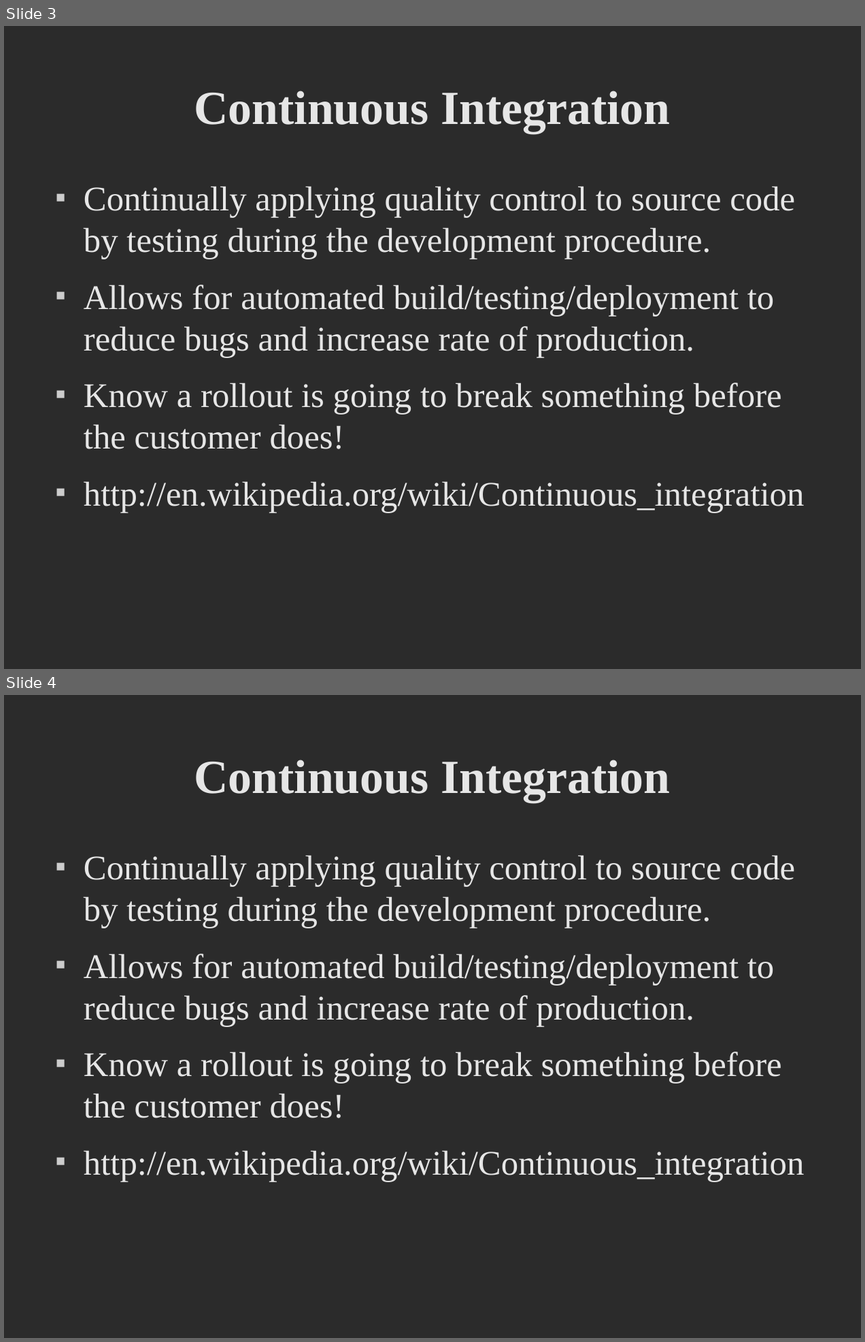
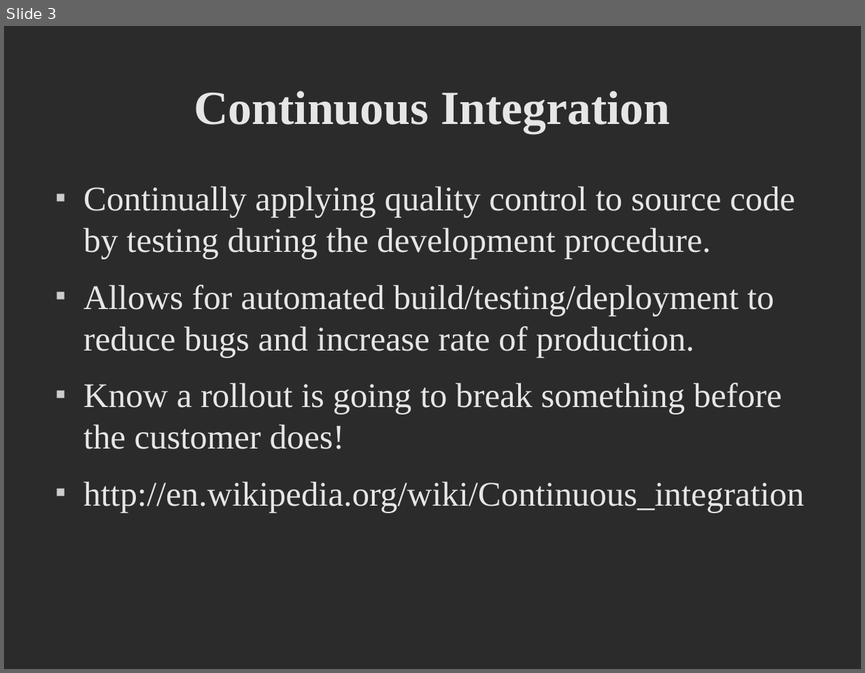
Before and after one commit to dfanica/onesite-unit-test-demo, a slide deck: public/files/presentation.odp. Shown one above the other, each under a label of ours: slides 3 and 4 before the commit, slide 3 after it. The pictures are 865x1342 and 865x673 pixels, drawn with LibreOffice and Linux fonts; fonts in the diff are those of the drawing; background and template pictures are left out; a plain dark background stands for a picture behind light text. Boxes give left, top, right and bottom in pixels: in the first picture for what was removed or moved away, otherwise in the second. Text is boxed around its words. In the diff, an @@ line names an element or a change of style, - is before the commit and + after.

```diff
--- a/public/files/presentation.odp
+++ b/public/files/presentation.odp
@@ slide 4 removed at bbox=[4, 695, 861, 1338], background picture (left out) @@
@@ title removed at bbox=[194, 760, 670, 802] @@
-Continuous Integration
@@ text removed at bbox=[84, 855, 804, 1181] @@
-■ Continually applying quality control to source code by testing during the development procedure.
-■ Allows for automated build/testing/deployment to reduce bugs and increase rate of production.
-■ Know a rollout is going to break something before the customer does!
-■ http://en.wikipedia.org/wiki/Continuous_integration
```
Also in this commit, not shown: 2 slides changed, 6 slides added, 1 other slide removed, 1 other file.
